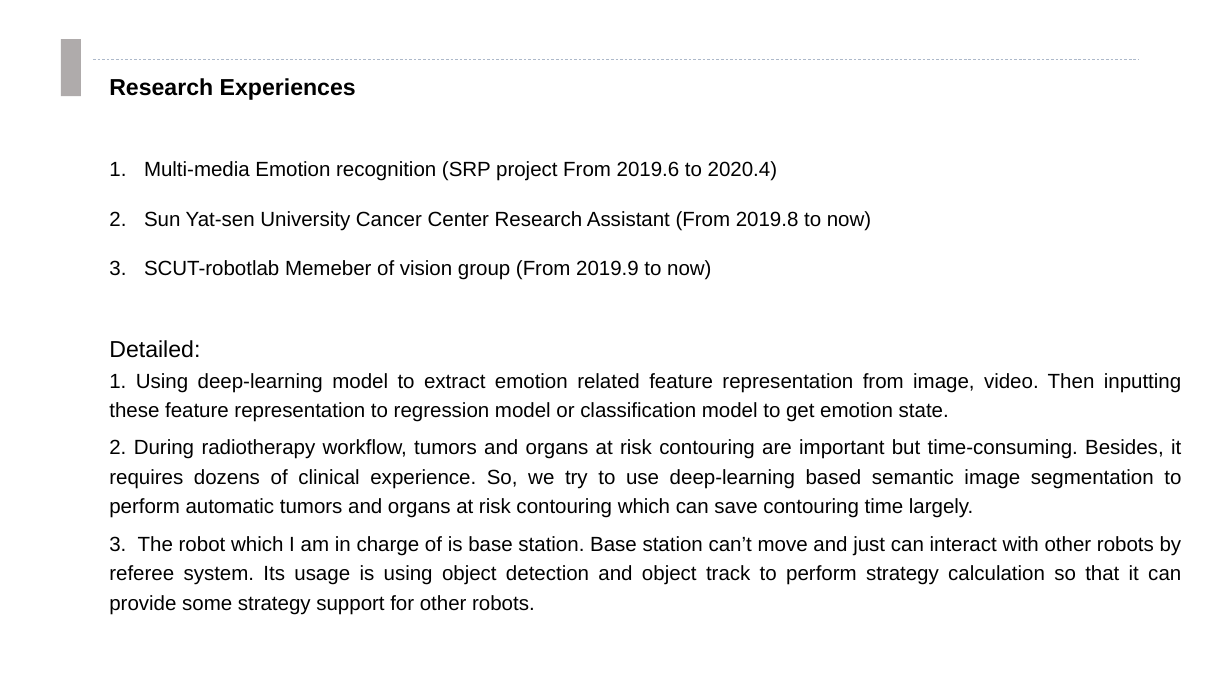
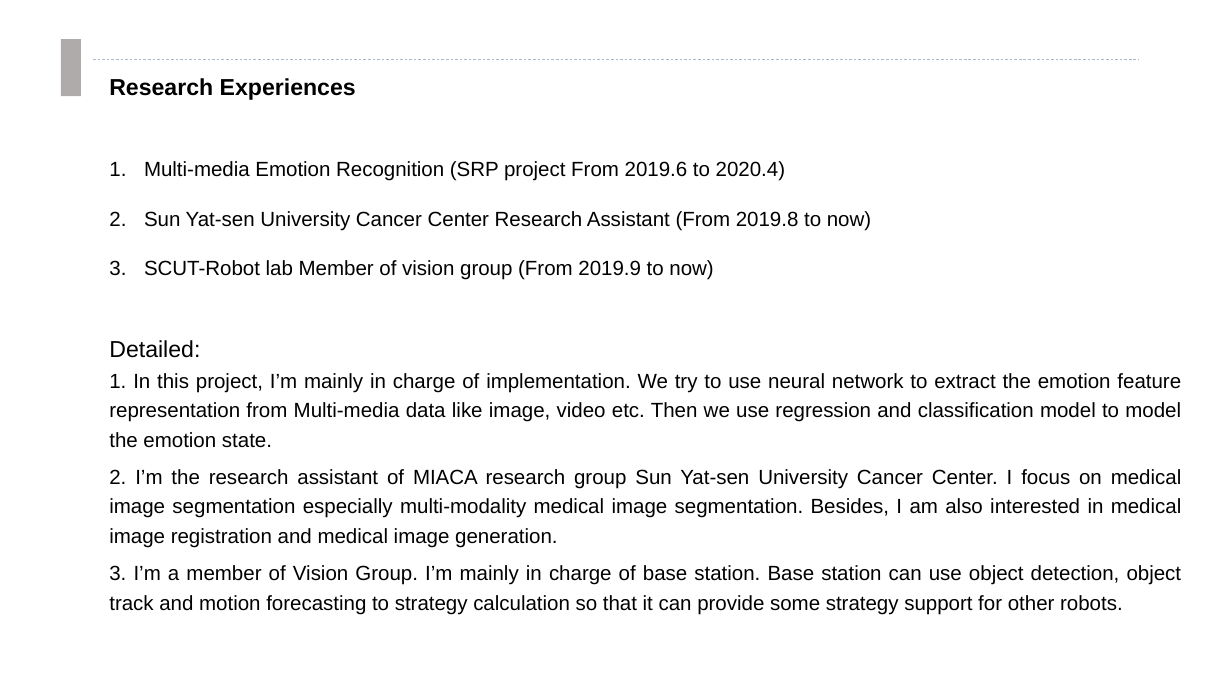
Before and after one commit to clownrat6/VectorNet, a slide deck: slide 3 of material/presentation.pptx. Drawn at 1232x693 pixels with LibreOffice and Linux fonts; fonts in the diff are those of the drawing. Boxes give left, top, right and bottom in pixels: in the first picture for what was removed or moved away, otherwise in the second. Text is boxed around its words. In the diff, an @@ line names an element or a change of style, - is before the commit and + after.

```diff
--- a/material/presentation.pptx
+++ b/material/presentation.pptx
@@ text at bbox=[144, 161, 785, 181]: text changed @@
-1. Multi-media Emotion recognition (SRP project From 2019.6 to 2020.4)
+1. Multi-media Emotion Recognition (SRP project From 2019.6 to 2020.4)
@@ text at bbox=[144, 260, 713, 280]: text changed @@
-3. SCUT-robotlab Memeber of vision group (From 2019.9 to now)
+3. SCUT-Robot lab Member of vision group (From 2019.9 to now)
@@ text at bbox=[109, 373, 1182, 615]: text changed @@
-1. Using deep-learning model to extract emotion related feature representation from image, video. Then inputting these feature representation to regression model or classification model to get emotion state.
-2. During radiotherapy workflow, tumors and organs at risk contouring are important but time-consuming. Besides, it requires dozens of clinical experience. So, we try to use deep-learning based semantic image segmentation to perform automatic tumors and organs at risk contouring which can save contouring time largely.
-3. The robot which I am in charge of is base station. Base station can’t move and just can interact with other robots by referee system. Its usage is using object detection and object track to perform strategy calculation so that it can provide some strategy support for other robots.
+1. In this project, I’m mainly in charge of implementation. We try to use neural network to extract the emotion feature representation from Multi-media data like image, video etc. Then we use regression and classification model to model the emotion state.
+2. I’m the research assistant of MIACA research group Sun Yat-sen University Cancer Center. I focus on medical image segmentation especially multi-modality medical image segmentation. Besides, I am also interested in medical image registration and medical image generation.
+3. I’m a member of Vision Group. I’m mainly in charge of base station. Base station can use object detection, object track and motion forecasting to strategy calculation so that it can provide some strategy support for other robots.
```
Also in this commit, not shown: 5 other slides changed, 3 slides added, 8 other files.
